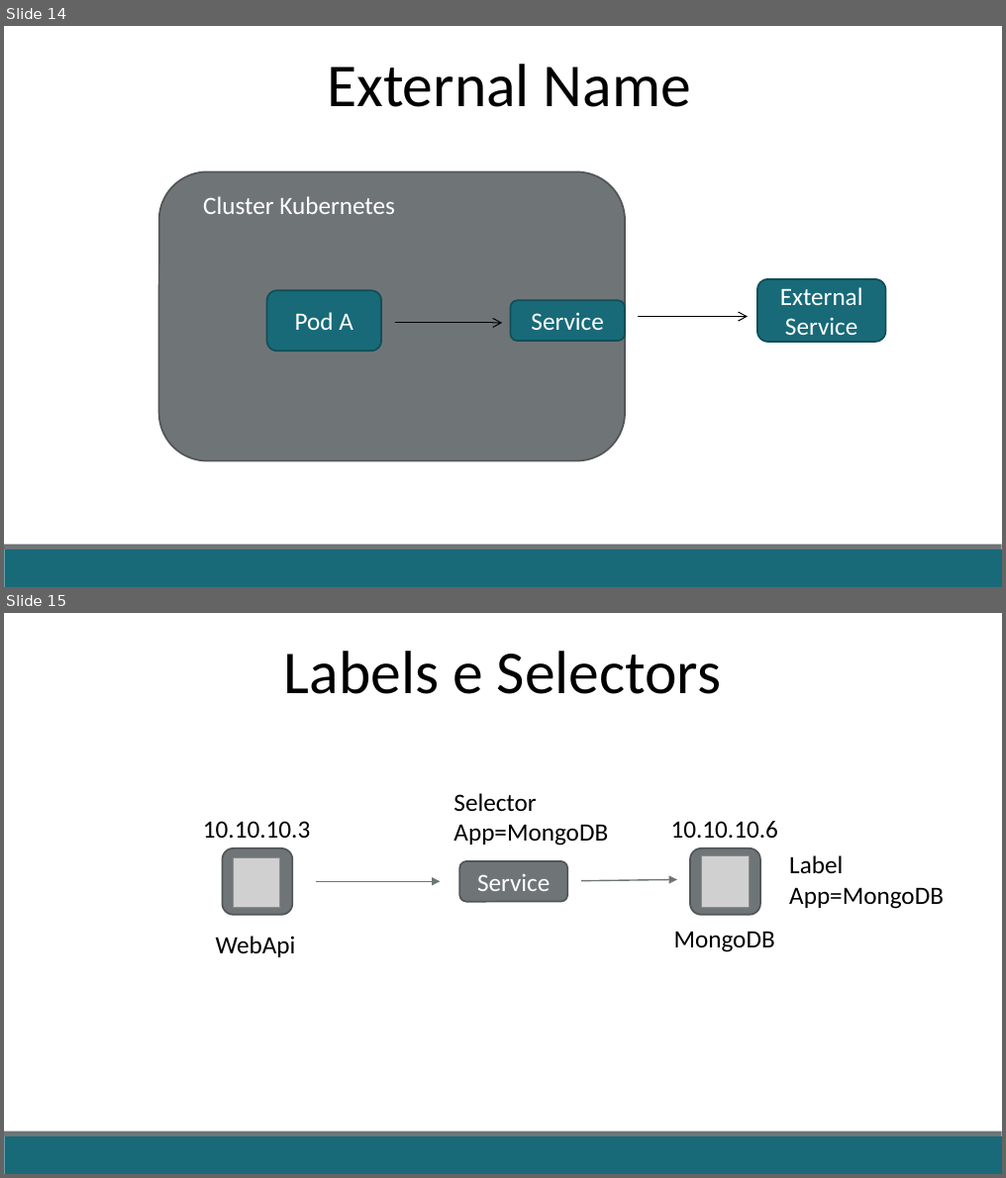
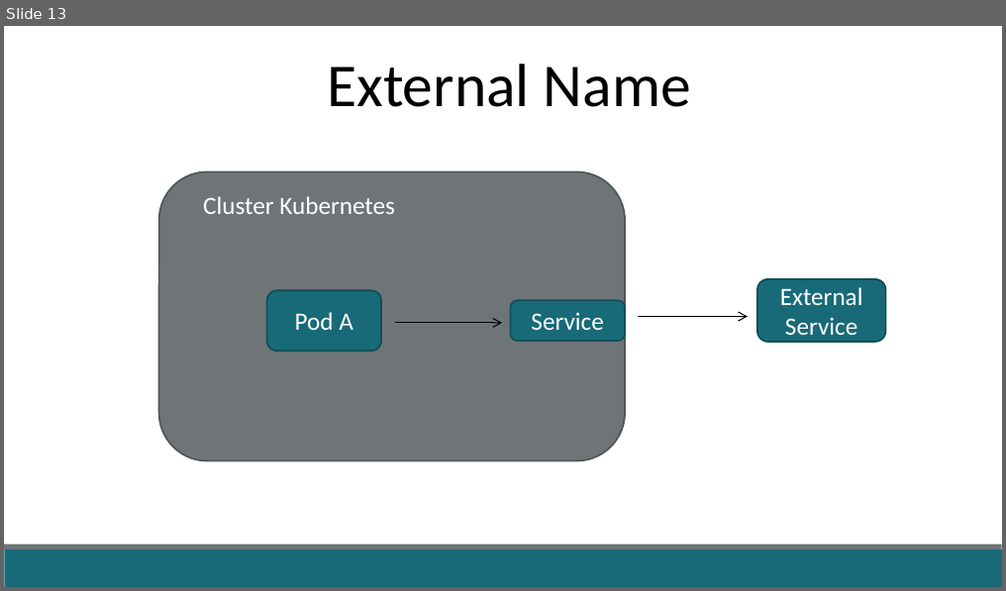
Before and after one commit to fabricioveronez/ApresentacaoAnatomiaDeployK8S, a slide deck: docs/AnatomiaDeployK8S.pptx. Shown one above the other, each under a label of ours: slides 14 and 15 before the commit, slide 13 after it. The pictures are 1006x1178 and 1006x591 pixels, drawn with LibreOffice and Linux fonts; fonts in the diff are those of the drawing; grey boxes stand for pictures. Boxes give left, top, right and bottom in pixels: in the first picture for what was removed or moved away, otherwise in the second. Text is boxed around its words. In the diff, an @@ line names an element or a change of style, - is before the commit and + after.

```diff
--- a/docs/AnatomiaDeployK8S.pptx
+++ b/docs/AnatomiaDeployK8S.pptx
@@ slide 15 removed at box(4, 613, 1002, 1174), background #FFFFFF; not listed: 2 template elements that a slide beside it also shows @@
@@ text removed at box(284, 651, 722, 694) @@
-Labels e Selectors
@@ text removed at box(453, 793, 608, 846) @@
-Selector
-App=MongoDB
@@ text removed at box(203, 821, 310, 838) @@
-10.10.10.3
@@ rounded rectangle removed at box(223, 849, 292, 914) @@
@@ text removed at box(671, 821, 778, 839) @@
-10.10.10.6
@@ rounded rectangle removed at box(691, 849, 760, 914) @@
@@ picture removed at box(233, 859, 279, 908) @@
@@ rounded rectangle removed at box(460, 861, 568, 901) @@
-Service
@@ arrow removed from (581, 881) to (677, 879) @@
@@ picture removed at box(702, 856, 749, 907) @@
@@ text removed at box(789, 856, 944, 909) @@
-Label
-App=MongoDB
@@ arrow removed from (315, 881) to (440, 881) @@
@@ text removed at box(216, 936, 296, 958) @@
-WebApi
@@ text removed at box(674, 931, 775, 953) @@
-MongoDB
@@ what was slide 14 is now slide 13 @@
```
Also in this commit, not shown: 2 slides changed, 1 slide added, 5 other slides removed.
